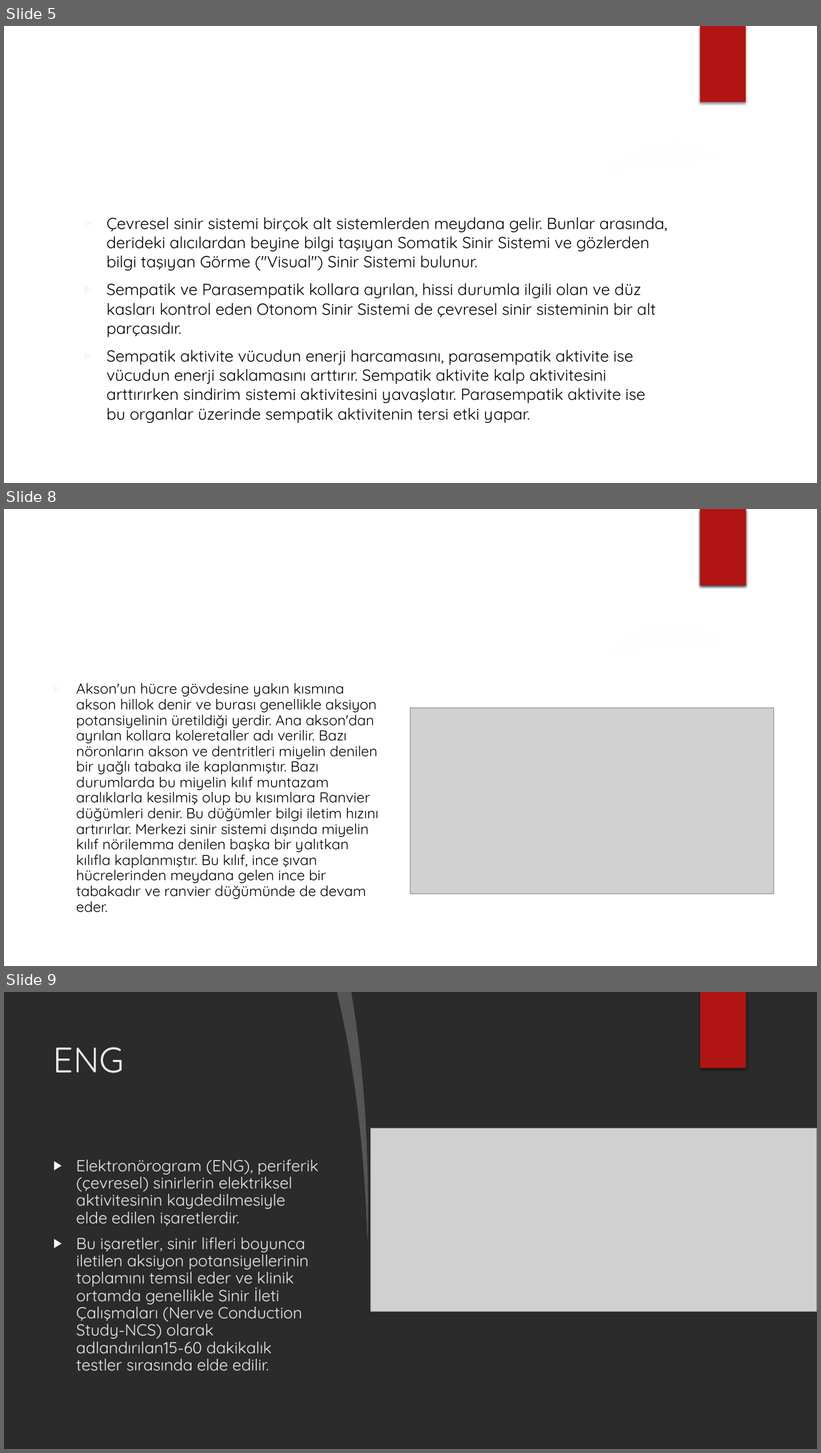
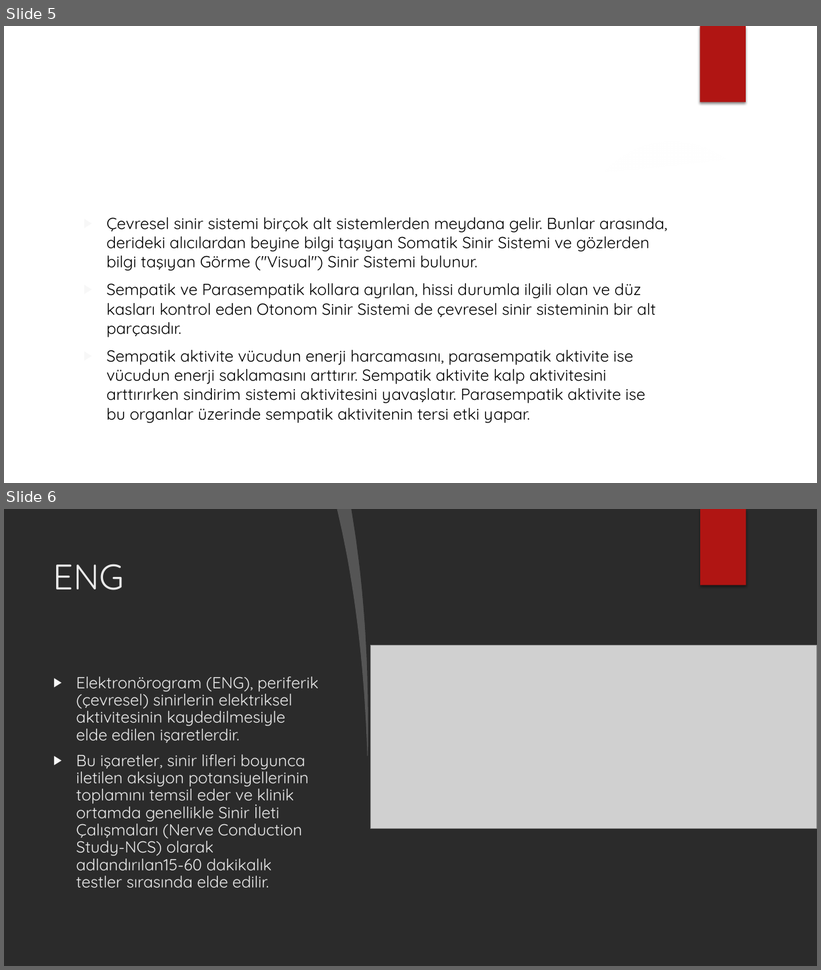
Before and after one commit to karakasmf/Introduction-to-BME, a slide deck: elektronörogram.pptx. Shown one above the other, each under a label of ours: slides 5, 8 and 9 before the commit, slides 5 and 6 after it; the slides between them are not shown. The pictures are 821x1453 and 821x970 pixels, drawn with LibreOffice and Linux fonts; fonts in the diff are those of the drawing; grey boxes stand for pictures; background and template pictures are left out; a plain dark background stands for a picture behind light text. Boxes give left, top, right and bottom in pixels: in the first picture for what was removed or moved away, otherwise in the second. Text is boxed around its words. In the diff, an @@ line names an element or a change of style, - is before the commit and + after.

```diff
--- a/elektronörogram.pptx
+++ b/elektronörogram.pptx
@@ slide 8 removed at [4, 509, 817, 966], background picture (left out); not listed: 2 template elements that a slide beside it also shows @@
@@ rectangle removed at [700, 509, 746, 586] @@
@@ freeform shape removed at [586, 607, 817, 661] @@
@@ freeform shape removed at [4, 626, 817, 966] @@
@@ text removed at [76, 683, 378, 913] @@
-▶ Akson'un hücre gövdesine yakın kısmına akson hillok denir ve burası genellikle aksiyon potansiyelinin üretildiği yerdir. Ana akson'dan ayrılan kollara koleretaller adı verilir. Bazı nöronların akson ve dentritleri miyelin denilen bir yağlı tabaka ile kaplanmıştır. Bazı durumlarda bu miyelin kılıf muntazam aralıklarla kesilmiş olup bu kısımlara Ranvier düğümleri denir. Bu düğümler bilgi iletim hızını artırırlar. Merkezi sinir sistemi dışında miyelin kılıf nörilemma denilen başka bir yalıtkan kılıfla kaplanmıştır. Bu kılıf, ince şıvan hücrelerinden meydana gelen ince bir tabakadır ve ranvier düğümünde de devam eder.
@@ picture removed at [411, 708, 774, 894] @@
@@ what was slide 9 is now slide 6 @@
```
Also in this commit, not shown: 14 slides added, 3 other slides removed, 1 other file.
